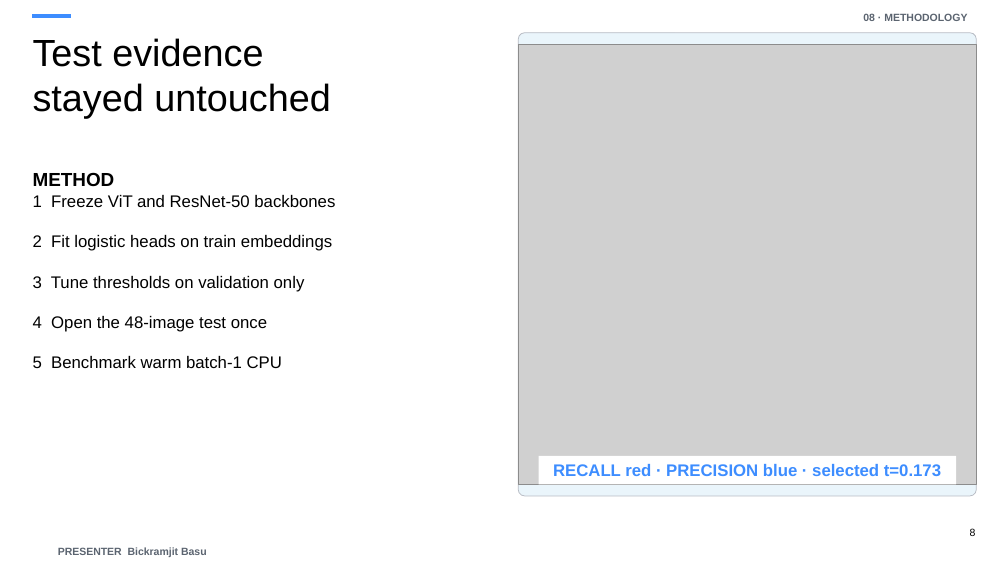
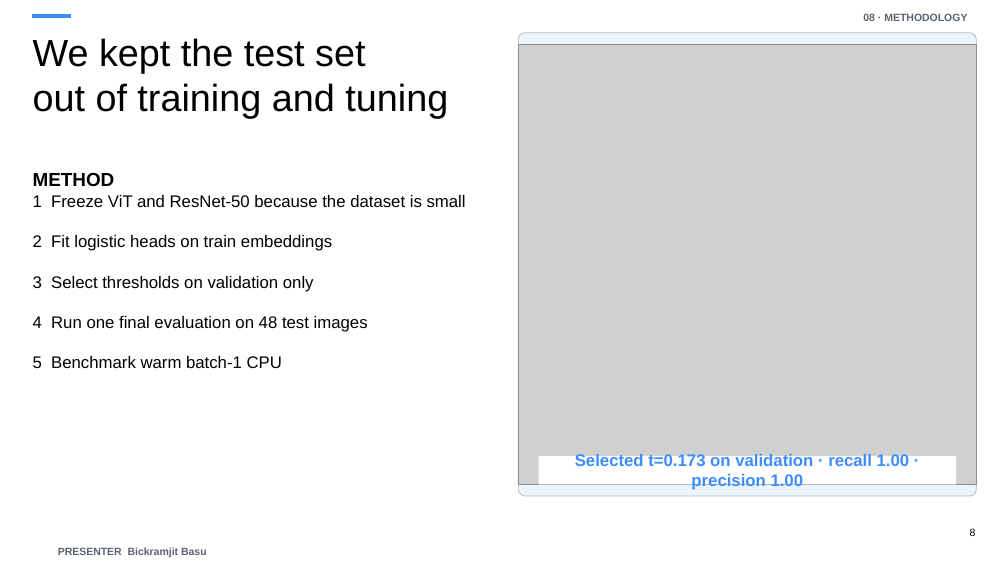
Before and after one commit to Swarnaditya-Maitra/MS_DSP_462_ComputerVision_ad-safety-moderation-pipeline, a slide deck: slide 8 of outputs/presentation/ad_safety_management_presentation.pptx. Drawn at 1008x567 pixels with LibreOffice and Linux fonts; fonts in the diff are those of the drawing; grey boxes stand for pictures. Boxes give left, top, right and bottom in pixels: in the first picture for what was removed or moved away, otherwise in the second. Text is boxed around its words. In the diff, an @@ line names an element or a change of style, - is before the commit and + after.

Commit message:
Finalize submission artifacts and publish technical book

```diff
--- a/outputs/presentation/ad_safety_management_presentation.pptx
+++ b/outputs/presentation/ad_safety_management_presentation.pptx
@@ text at box(33, 38, 448, 118): text changed @@
-Test evidence
-stayed untouched
+We kept the test set
+out of training and tuning
@@ text at box(33, 195, 466, 368): text changed @@
-1 Freeze ViT and ResNet-50 backbones
-2 Fit logistic heads on train embeddings
-3 Tune thresholds on validation only
-4 Open the 48-image test once
-5 Benchmark warm batch-1 CPU
+1 Freeze ViT and ResNet-50 because the dataset is small
+2 Fit logistic heads on train embeddings
+3 Select thresholds on validation only
+4 Run one final evaluation on 48 test images
+5 Benchmark warm batch-1 CPU
@@ text in rectangle at box(575, 453, 910, 490): text changed @@
-RECALL red · PRECISION blue · selected t=0.173
+Selected t=0.173 on validation · recall 1.00 · precision 1.00
```
Also in this commit, not shown: 14 other slides changed, 39 other files.
